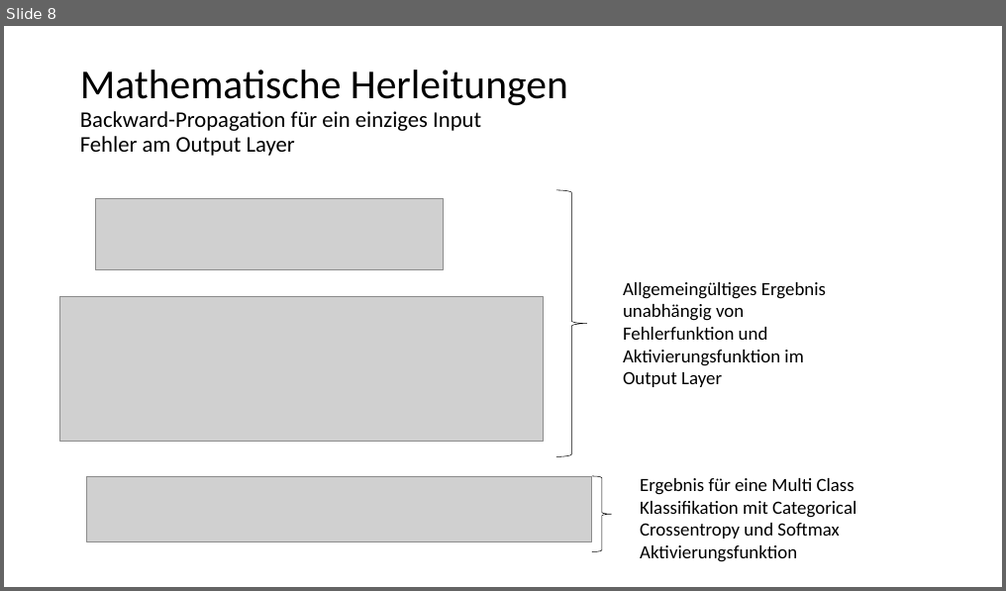
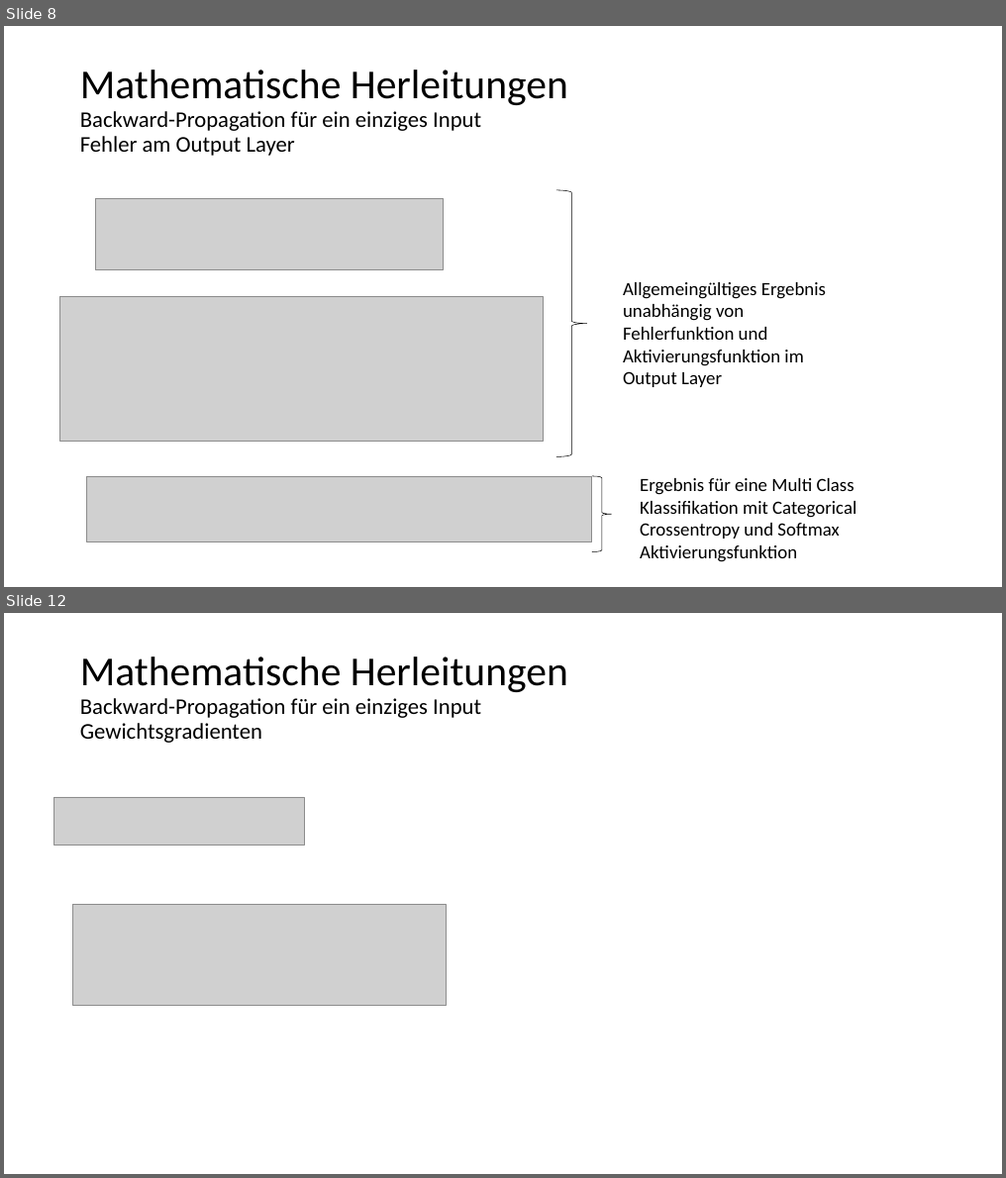
Before and after one commit to kevinsuedmersen/neural_networks_from_scratch, a slide deck: theory/submission/result_presentation.pptx. Shown one above the other, each under a label of ours: slide 8 before the commit, slides 8 and 12 after it; the slides between them are not shown. The pictures are 1006x591 and 1006x1178 pixels, drawn with LibreOffice and Linux fonts; fonts in the diff are those of the drawing; grey boxes stand for pictures. Boxes give left, top, right and bottom in pixels: in the first picture for what was removed or moved away, otherwise in the second. Text is boxed around its words. In the diff, an @@ line names an element or a change of style, - is before the commit and + after.

```diff
--- a/theory/submission/result_presentation.pptx
+++ b/theory/submission/result_presentation.pptx
@@ slide 12 added at [4,613,1002,1174], background #FFFFFF @@
@@ title added at [80,657,568,743], 21.6 pt, text #000000 @@
+Mathematische Herleitungen
+Backward-Propagation für ein einziges Input
+Gewichtsgradienten
@@ picture added at [54,797,304,846] @@
@@ picture added at [73,904,447,1006] @@
```
Also in this commit, not shown: 4 other slides added.
